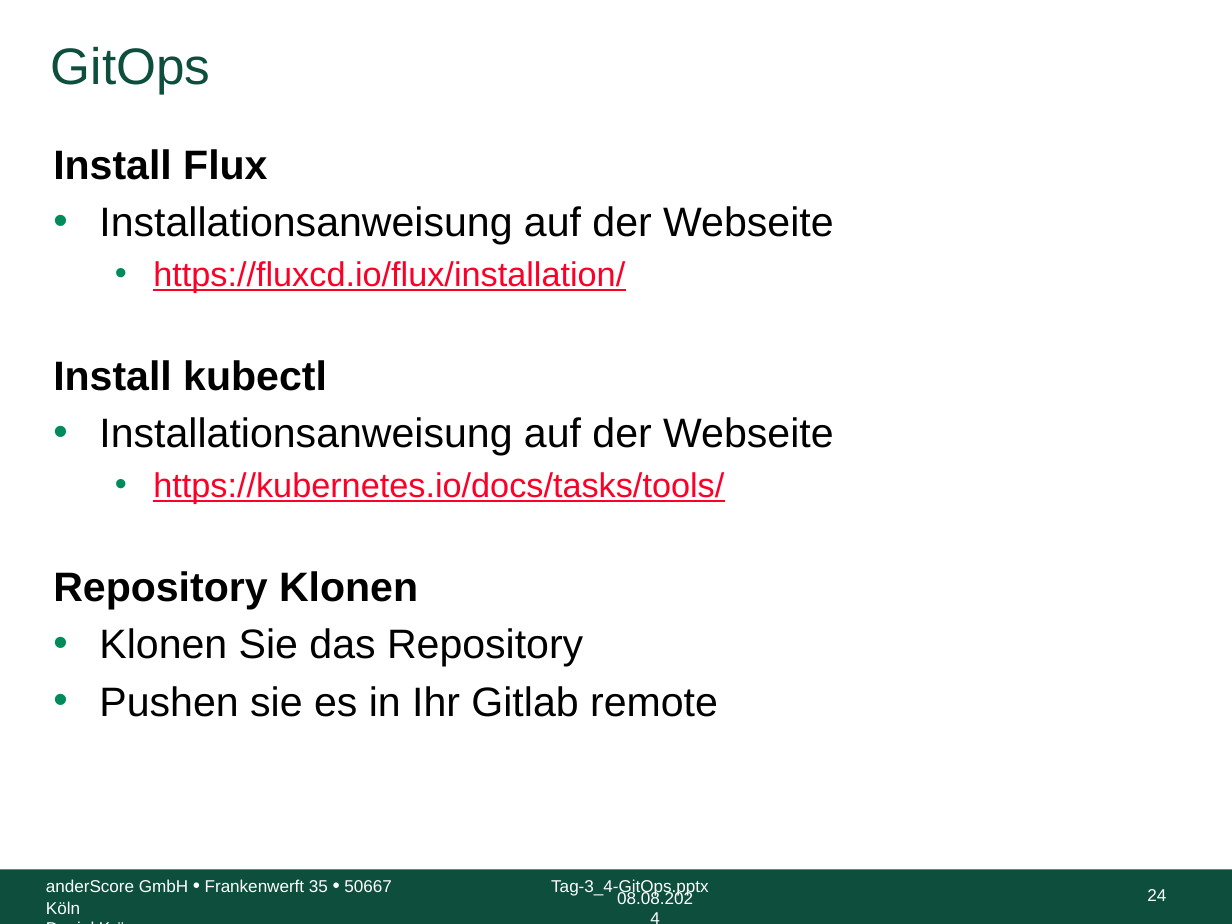
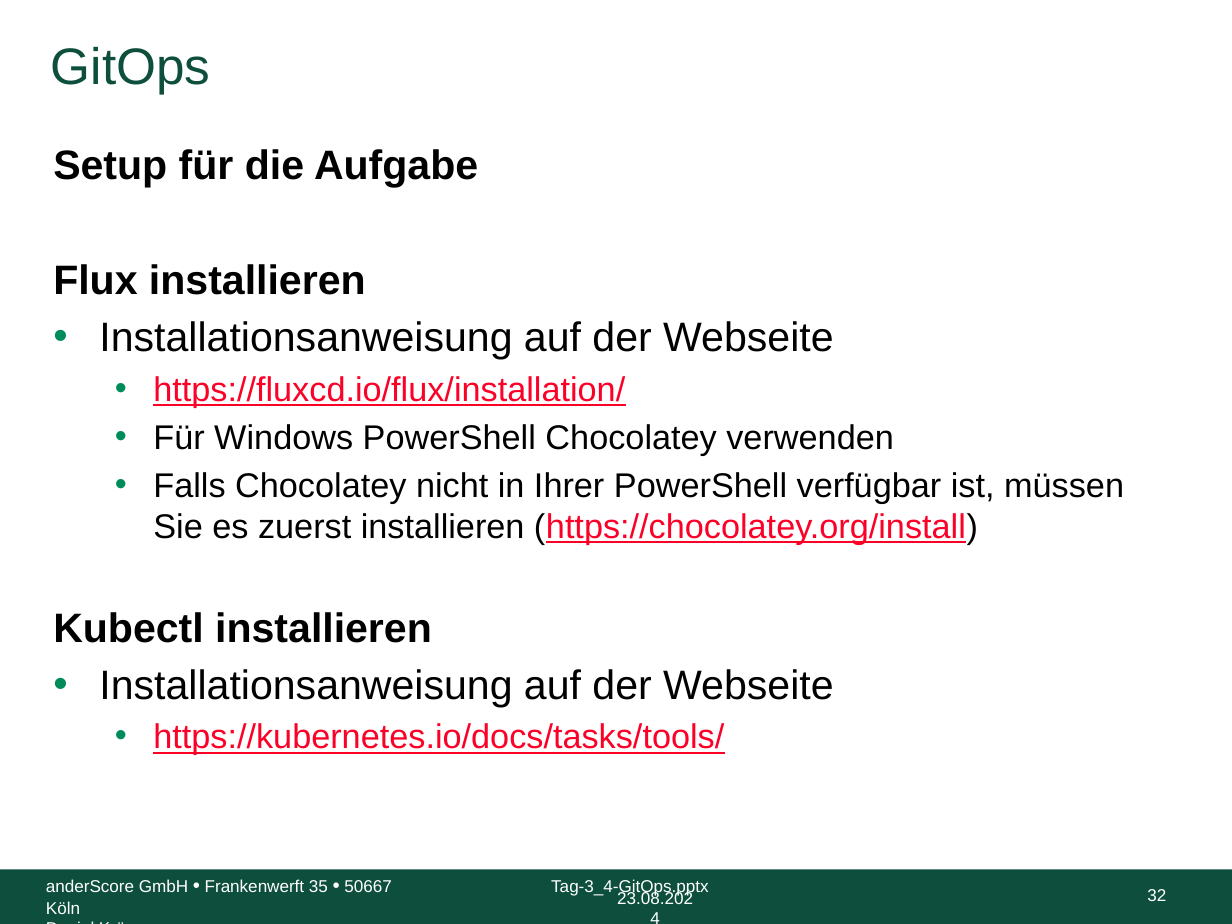
Before and after one commit to anderscore-gmbh/gitlab, a slide deck: slide 32 of slides/Tag-3_4-GitOps.pptx (slide 24 before the commit). Drawn at 1232x924 pixels with LibreOffice and Linux fonts; fonts in the diff are those of the drawing; background and template pictures are left out. Boxes give left, top, right and bottom in pixels: in the first picture for what was removed or moved away, otherwise in the second. Text is boxed around its words. In the diff, an @@ line names an element or a change of style, - is before the commit and + after.

Commit message:
GitOps Aufgabe überarbeitet

```diff
--- a/slides/Tag-3_4-GitOps.pptx
+++ b/slides/Tag-3_4-GitOps.pptx
@@ text at <box>53,149,478,295</box>: text changed @@
-Install Flux
+Setup für die Aufgabe
+Flux installieren
@@ text at <box>53,424,1124,643</box>: text changed; size 24 to 20 pt; bold off @@
-Install kubectl
+  • Für Windows PowerShell Chocolatey verwenden
+  • Falls Chocolatey nicht in Ihrer PowerShell verfügbar ist, müssen Sie es zuerst installieren (https://chocolatey.org/install)
+Kubectl installieren
@@ text at <box>53,571,718,717</box>: paragraphs removed @@
-Repository Klonen
-• Klonen Sie das Repository
-• Pushen sie es in Ihr Gitlab remote
@@ text at <box>617,890,693,904</box>: text changed @@
-08.08.2024
+23.08.2024
@@ page number at <box>1147,889,1166,901</box>: text changed @@
-24
+32
```
Also in this commit, not shown: 44 other slides changed, 9 slides added.
